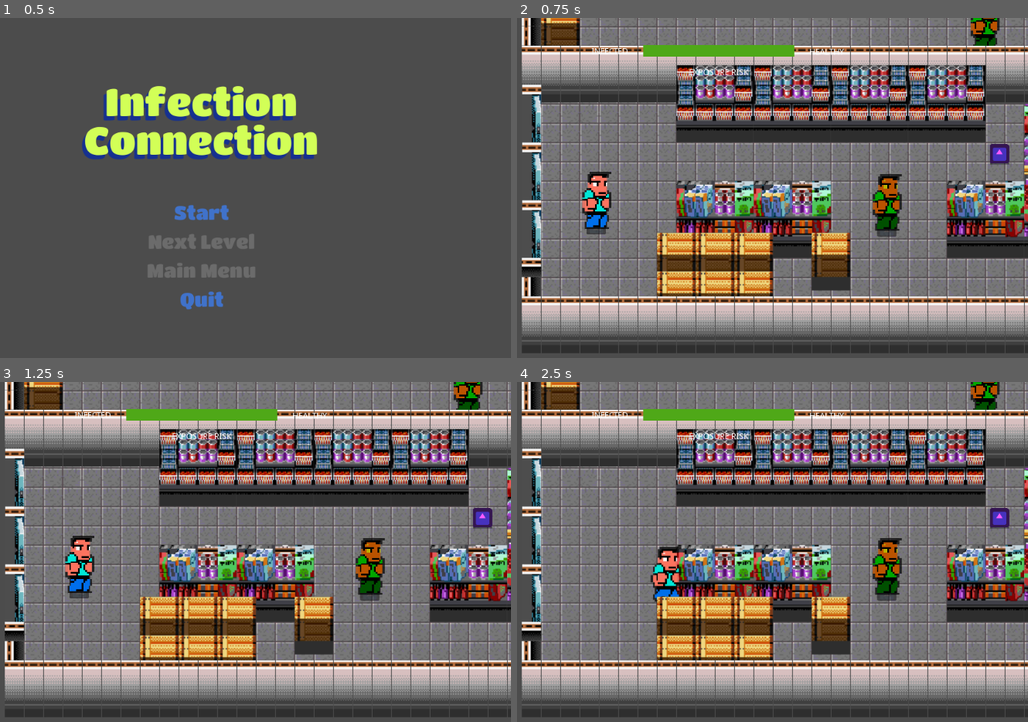
Above: before the commit, frames 1-4 (two rows, left to right).
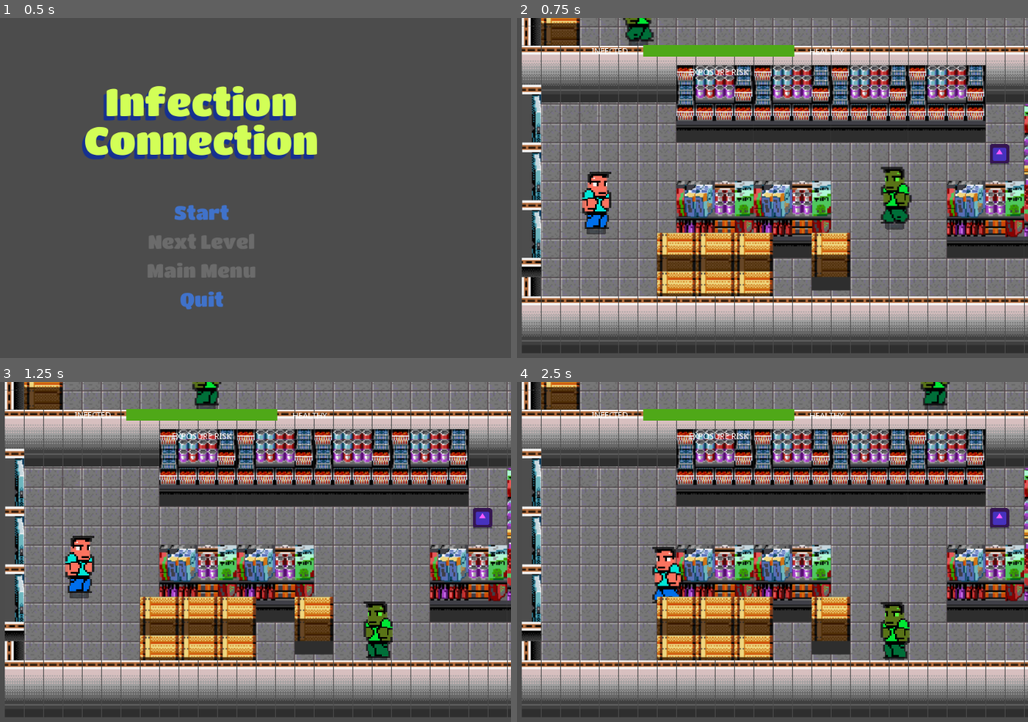
Above: after the commit, the same moments.

Repository: Bootjack/wj21-connection
Game: Godot game, scene res://MainMenu.tscn
Same seed, same stepped clock (60 frames per second), same inputs: the game is played once before the commit and once after it. The engine's default icon, where the game draws it, is replaced by a stand-in: a white triangle on a blue panel in a dark square.
Inputs (mouse positions are in pixels of both pictures, inside the frame that each line leads up to):
- Up to frame 1 (0.5 s): no input
- Up to frame 2 (0.75 s): click "Start" at 0.5 s
- Up to frame 3 (1.25 s): no input
- Up to frame 4 (2.5 s): tap Enter (ui_accept) at 1.25 s; move the mouse to (854, 545) at 1.27 s; hold D (right) 1.28-2.03 s; tap Space (jump) at 1.35, 1.52, 1.82, 2.27, 2.3 s; click (854, 545) at 1.42 s; move the mouse to (593, 582) at 2.02 s; hold S (down) from 2.03 s (still down); tap Shift (sprint) at 2.1 s

Frame 1 is identical in both runs. In frame 2, 2.0% of the frame differs, in the area x 20-95%, y 0-65%; in frame 3, 2.5%; in frame 4, 3.0%, in the area x 26-95%, y 0-82%.

Commit message:
And the Pedestrians freakin' move now

Diff:
--- a/HeadsUpDisplay.gd
+++ b/HeadsUpDisplay.gd
@@ -7,16 +7,15 @@
 
 var gradient:Gradient
 var player:Player
-var tolerance = 500.0
 
 func _ready():
-	$Control/InfectionBar.max_value = tolerance
+	$Control/InfectionBar.max_value = player.tolerance
 	_init_gradient()
 
 func _process(delta):
-	var ratio = clamp(player.infection / tolerance, 0.0, 1.0)
+	var ratio = clamp(player.infection / player.tolerance, 0.0, 1.0)
 	$Control/InfectionBar.tint_progress = gradient.interpolate(1.0 - ratio)
-	$Control/InfectionBar.value = (1.0 - ratio) * tolerance
+	$Control/InfectionBar.value = (1.0 - ratio) * player.tolerance
 
 func _init_gradient():
 	gradient = Gradient.new()
--- a/Jason.tscn
+++ b/Jason.tscn
@@ -48,22 +48,38 @@
 [node name="Pedestrians" type="YSort" parent="YSort"]
 
 [node name="Pedestrian" parent="YSort/Pedestrians" instance=ExtResource( 3 )]
-position = Vector2( 511.558, 386.019 )
+position = Vector2( 524.838, 327.038 )
+direction = Vector2( 0, 1 )
+distance = 150.0
+wait_time = 2.0
 
 [node name="Pedestrian2" parent="YSort/Pedestrians" instance=ExtResource( 3 )]
-position = Vector2( 1724.4, 331.706 )
+position = Vector2( 1625.92, 477.112 )
+direction = Vector2( 0.5, -1 )
+distance = 150.0
 
 [node name="Pedestrian3" parent="YSort/Pedestrians" instance=ExtResource( 3 )]
-position = Vector2( 967.142, 264.428 )
+position = Vector2( 830.037, 268.725 )
+direction = Vector2( 1, 0 )
+distance = 150.0
+wait_time = 4.0
 
 [node name="Pedestrian4" parent="YSort/Pedestrians" instance=ExtResource( 3 )]
-position = Vector2( 673.143, 90.2641 )
+position = Vector2( 54.0414, 71.4082 )
+direction = Vector2( 1, 0 )
+distance = 1100.0
 
 [node name="Pedestrian5" parent="YSort/Pedestrians" instance=ExtResource( 3 )]
-position = Vector2( 763.543, -144.065 )
+position = Vector2( 780.828, -166.849 )
+direction = Vector2( -1, -1 )
+distance = 50.0
+wait_time = 2.0
 
 [node name="Pedestrian6" parent="YSort/Pedestrians" instance=ExtResource( 3 )]
-position = Vector2( 1265.97, -151.496 )
+position = Vector2( 1031.06, -190.779 )
+direction = Vector2( 1, 0 )
+distance = 800.0
+wait_time = 4.0
 
 [node name="Pickups" type="YSort" parent="YSort"]
 
--- a/Level.gd
+++ b/Level.gd
@@ -44,16 +44,12 @@
 	for path in objective_paths:
 		objectives.append(get_node(path))
 
-func objectives_met():
-	for item in objectives:
-		if (!player.inventory.has(item)):
-			return false
-	return true
+func _process(_delta:float):
+	if (player.infection >= player.tolerance):
+		emit_signal("level_lost")
 
 func _on_destination_reached():
-	print("destination reached")
 	if (objectives_met()):
-		print("objectives met")
 		emit_signal("level_won")
 
 func get_class():
@@ -69,3 +65,9 @@
 		player.infection_rate = attributes["infection_rate"]
 	if (attributes["top_speed"]):
 		player.top_speed = attributes["top_speed"]
+
+func objectives_met():
+	for item in objectives:
+		if (!player.inventory.has(item)):
+			return false
+	return true
--- a/MainMenu.gd
+++ b/MainMenu.gd
@@ -20,6 +20,8 @@
 	level_over()
 
 func level_over():
+	$Canvas/Menu/Buttons/StartButton.disconnect("button_up", self, "restart_level")
+	$Canvas/Menu/Buttons/StartButton.connect("button_up", self, "start_level")
 	active_scene.disconnect("level_won", self, "level_won")
 	active_scene.disconnect("level_lost", self, "level_lost")
 	$Canvas/Menu.visible = true
@@ -49,6 +51,7 @@
 
 func restart_level():
 	level_over()
+	start_level()
 
 func start_game():
 	$Canvas/Menu/Buttons/StartButton.text = "Restart"
--- a/Pedestrian.gd
+++ b/Pedestrian.gd
@@ -1,11 +1,30 @@
 class_name Pedestrian
 extends Person
 
-var infectiousness:float = 2.0
+export var direction:Vector2 = Vector2.ZERO
+export var distance:float = 0.0
+export var infectiousness:float = 2.0
+export var wait_time:float = 0.0
+
+var reference_point:Vector2
+var is_waiting:bool = false
+var wait_timer:Timer
 
 func _ready():
+	reference_point = global_position
+
+	wait_timer = Timer.new()
+	wait_timer.one_shot = true
+	add_child(wait_timer)
+	wait_timer.connect("timeout", self, "_on_wait_timeout")
+
 	$InfectionZone.connect("body_entered", self, "infect")
 	$InfectionZone.connect("body_exited", self, "disinfect")
+
+func _on_wait_timeout():
+	is_waiting = false
+	reference_point = global_position
+	turn_around()
 
 func disinfect(body:Node2D):
 	if (body.is_class("Player")):
@@ -14,9 +33,26 @@
 func get_class():
 	return "Pedestrian"
 
+func handle_movement():
+	var parent = .handle_movement()
+
+	if (global_position.distance_to(reference_point) < distance):
+		move(direction)
+	elif (!is_waiting):
+		is_waiting = true
+		wait()
+
+	parent.resume()
+
 func infect(body:Node2D):
 	if (body.is_class("Player")):
 		body.emit_signal("infected", infectiousness)
 
 func is_class(name:String):
 	return name == "Pedestrian" or .is_class(name)
+
+func turn_around():
+	direction *= -1
+
+func wait():
+	wait_timer.start(wait_time)
--- a/Pedestrian.tscn
+++ b/Pedestrian.tscn
@@ -45,7 +45,7 @@
 offset = Vector2( 0, 13 )
 
 [node name="Sprite" type="AnimatedSprite" parent="."]
-modulate = Color( 0.745098, 0.717647, 0, 1 )
+modulate = Color( 0.356863, 1, 0.243137, 1 )
 position = Vector2( -2, -8 )
 frames = SubResource( 3 )
 animation = "Idle"
--- a/Person.gd
+++ b/Person.gd
@@ -17,6 +17,7 @@
 var sprint_timer:Timer
 var tilemaps = []
 var tilemap_heights = []
+var tolerance = 500.0
 var top_speed:float
 var velocity:Vector2
 var vertical:float
@@ -42,10 +43,7 @@
 
 func _process(delta):
 	infection = max(0.0, infection + infection_rate)
-	is_idle = true
-	yield()
-	if (is_idle and !is_jumping):
-		idle()
+	handle_movement()
 
 func _physics_process(delta):
 	fall(delta)
@@ -99,9 +97,9 @@
 	return "Person"
 
 func handle_movement():
-	var should_idle = true
-
-	if (should_idle and !is_jumping):
+	is_idle = true
+	yield()
+	if (is_idle and !is_jumping):
 		idle()
 
 func idle():
@@ -123,13 +121,9 @@
 
 func move_left():
 	move(Vector2(-1.0, 0.0))
-	if (!is_jumping):
-		$Sprite.flip_h = false
 
 func move_right():
 	move(Vector2(1.0, 0.0))
-	if (!is_jumping):
-		$Sprite.flip_h = true
 
 func move_up():
 	move(Vector2(0.0, -1.0))
@@ -145,6 +139,7 @@
 		speed *= 2.0
 
 	if (!is_jumping):
+		$Sprite.flip_h = direction.x > 0
 		if (is_sprinting):
 			$Sprite.play("Run")
 		else:
--- a/Player.gd
+++ b/Player.gd
@@ -9,7 +9,15 @@
 	sprint_factor = 2.0
 	top_speed = 4.0
 
-func _process(delta):
+func _on_picked_up(item:Node):
+	inventory.append(item)
+
+func get_class():
+	return "Player"
+
+func handle_movement():
+	var parent = .handle_movement()
+
 	if (Input.is_action_pressed("left")):
 		move_left()
 	elif (Input.is_action_pressed("right")):
@@ -26,11 +34,7 @@
 	if (Input.is_action_just_pressed("sprint")):
 		sprint()
 
-func _on_picked_up(item:Node):
-	inventory.append(item)
-
-func get_class():
-	return "Player"
+	parent.resume()
 
 func is_class(name:String):
 	return name == "Player" or .is_class(name)
